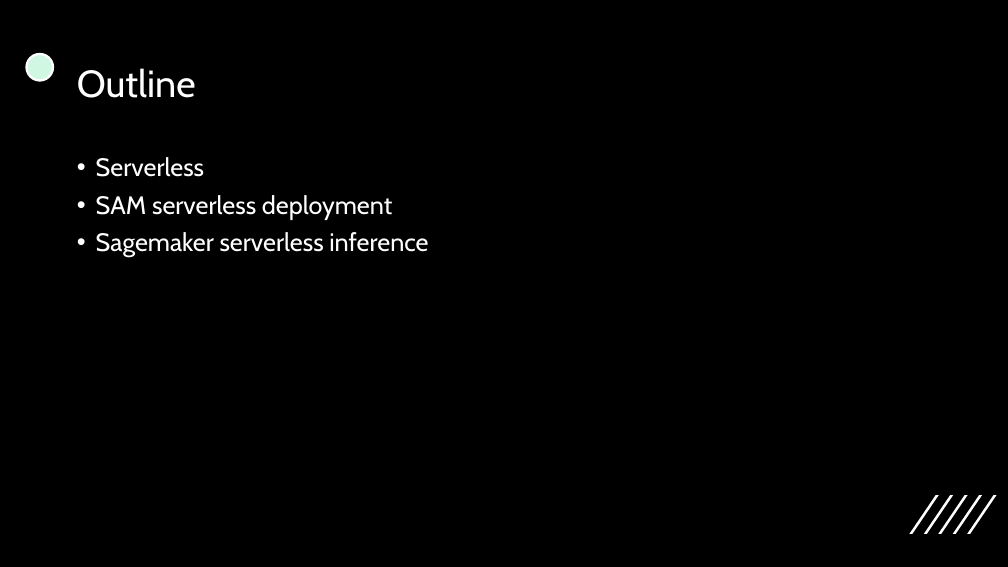
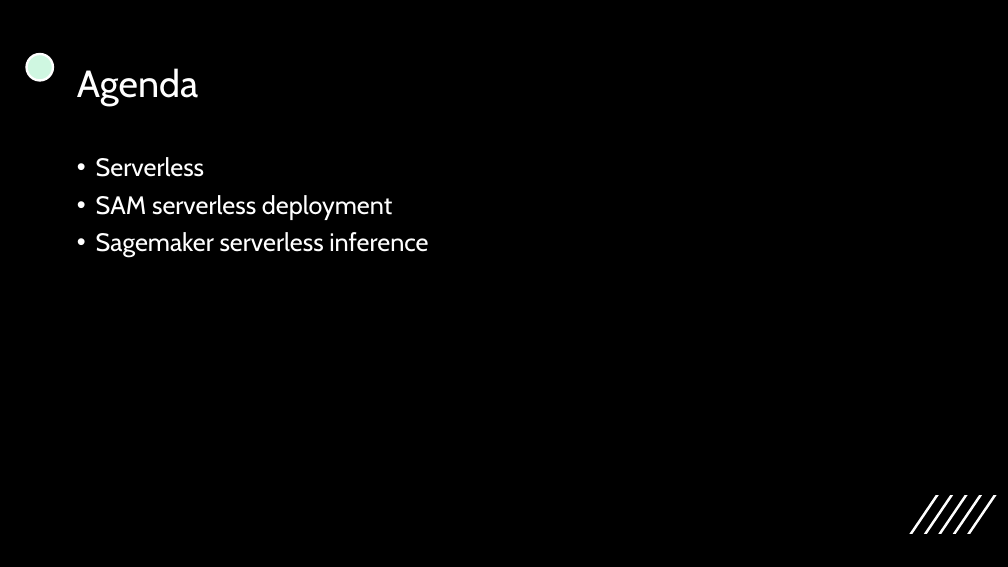
Before and after one commit to bismillahkani/AWS-Serverless-AI, a slide deck: slide 2 of serverless-workshop.pptx. Drawn at 1008x567 pixels with LibreOffice and Linux fonts; fonts in the diff are those of the drawing. Boxes give left, top, right and bottom in pixels: in the first picture for what was removed or moved away, otherwise in the second. Text is boxed around its words. In the diff, an @@ line names an element or a change of style, - is before the commit and + after.

```diff
--- a/serverless-workshop.pptx
+++ b/serverless-workshop.pptx
@@ title at [77, 68, 198, 106]: text changed @@
-Outline
+Agenda
```
Also in this commit, not shown: 5 other slides changed, 1 slide added.
